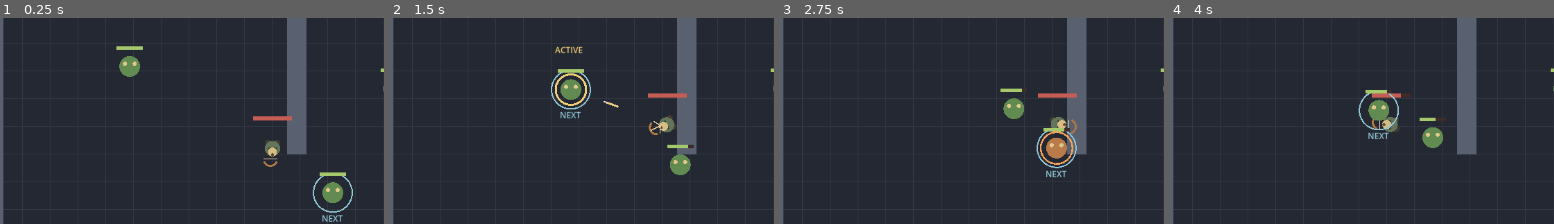
Above: before the commit, frames 1-4 (left to right).
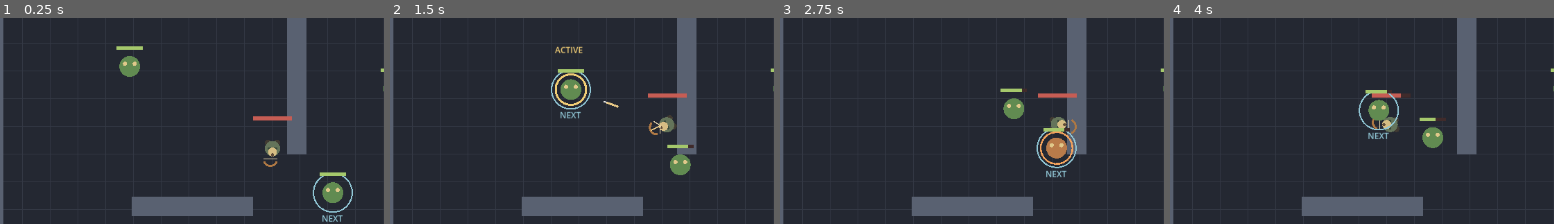
Above: after the commit, the same moments.

Repository: Jonty303/Project-Gauntlands
Game: Godot game, scene res://scenes/main.tscn
Two runs of this game, one before a commit and one after it. Both use one fixed random seed, a clock stepped at 60 frames per second and the inputs below.
Inputs (mouse positions are % of the whole screen's width and height, from its top left):
- Up to frame 1 (0.25 s): no input
- Up to frame 2 (1.5 s): tap Enter (ui_accept) at 0.5 s; drag from (7, 87) to (61, 25) at 0.52 s; drag from (94, 88) to (45, 71) at 1.27 s
- Up to frame 3 (2.75 s): move the mouse to (61, 25) at 2.02 s; hold D (move_right) from 2.03 s (still down); tap Q (target_previous) at 2.1 s
- Up to frame 4 (4 s): release D (move_right) at 2.75 s; drag from (45, 71) to (19, 32) at 2.77 s; move the mouse to (81, 65) at 3.52 s; hold A (move_left) from 3.53 s (still down); tap E (target_next) at 3.6 s; tap Enter (ui_accept) at 3.77 s
The pictures show only the part of the screen within x 15-65%, y 17-67%; the shares and areas given below are measured in that part.

The runs differ from the first frame. In frame 1, 2.9% of the frame differs, in the area x 34-66%, y 86-97%; in frame 2, 2.9%; in frame 3, 2.9%; in frame 4, 2.9%.

Commit message:
Add second corridor wall and grid-based navigation

Diff:
--- a/scripts/main.gd
+++ b/scripts/main.gd
@@ -7,6 +7,10 @@
 const WALL_COLOR := Color("#596171")
 const COVER_CENTER := Vector2(35.0, -95.0)
 const COVER_SIZE := Vector2(28.0, 210.0)
+const SECOND_COVER_CENTER := Vector2(-115.0, 85.0)
+const SECOND_COVER_SIZE := Vector2(175.0, 28.0)
+const NAV_CELL := 20.0
+var navigation_grid: AStarGrid2D
 
 func _ready() -> void:
     _create_wall("NorthWall", Vector2(0, -DUNGEON_SIZE.y / 2.0), Vector2(DUNGEON_SIZE.x + WALL_THICKNESS, WALL_THICKNESS))
@@ -14,6 +18,51 @@
     _create_wall("WestWall", Vector2(-DUNGEON_SIZE.x / 2.0, 0), Vector2(WALL_THICKNESS, DUNGEON_SIZE.y + WALL_THICKNESS))
     _create_wall("EastWall", Vector2(DUNGEON_SIZE.x / 2.0, 0), Vector2(WALL_THICKNESS, DUNGEON_SIZE.y + WALL_THICKNESS))
     _create_wall("CoverWall", COVER_CENTER, COVER_SIZE)
+    _create_wall("SecondCoverWall", SECOND_COVER_CENTER, SECOND_COVER_SIZE)
+    _build_navigation()
+
+func _build_navigation() -> void:
+    navigation_grid = AStarGrid2D.new()
+    navigation_grid.region = Rect2i(-19, -12, 39, 25)
+    navigation_grid.cell_size = Vector2(NAV_CELL, NAV_CELL)
+    navigation_grid.offset = Vector2.ZERO
+    navigation_grid.diagonal_mode = AStarGrid2D.DIAGONAL_MODE_NEVER
+    navigation_grid.update()
+    for x in range(navigation_grid.region.position.x, navigation_grid.region.end.x):
+        for y in range(navigation_grid.region.position.y, navigation_grid.region.end.y):
+            var point := Vector2(x * NAV_CELL, y * NAV_CELL)
+            if _inside_cover(point, COVER_CENTER, COVER_SIZE) or _inside_cover(point, SECOND_COVER_CENTER, SECOND_COVER_SIZE):
+                navigation_grid.set_point_solid(Vector2i(x, y), true)
+
+func _inside_cover(point: Vector2, center: Vector2, size: Vector2) -> bool:
+    var clearance := Vector2(18.0, 18.0)
+    return Rect2(center - size / 2.0 - clearance, size + clearance * 2.0).has_point(point)
+
+func navigation_step(from_position: Vector2, destination: Vector2) -> Vector2:
+    var start := Vector2i(roundi(from_position.x / NAV_CELL), roundi(from_position.y / NAV_CELL))
+    var finish := Vector2i(roundi(destination.x / NAV_CELL), roundi(destination.y / NAV_CELL))
+    start = _nearest_open_cell(start)
+    finish = _nearest_open_cell(finish)
+    if start == finish:
+        return destination
+    var path := navigation_grid.get_point_path(start, finish)
+    if path.size() < 2:
+        return from_position
+    return path[1]
+
+func _nearest_open_cell(cell: Vector2i) -> Vector2i:
+    var bounds := navigation_grid.region
+    cell.x = clampi(cell.x, bounds.position.x, bounds.end.x - 1)
+    cell.y = clampi(cell.y, bounds.position.y, bounds.end.y - 1)
+    if not navigation_grid.is_point_solid(cell):
+        return cell
+    for radius in range(1, 6):
+        for x in range(cell.x - radius, cell.x + radius + 1):
+            for y in range(cell.y - radius, cell.y + radius + 1):
+                var candidate := Vector2i(x, y)
+                if bounds.has_point(candidate) and not navigation_grid.is_point_solid(candidate):
+                    return candidate
+    return cell
 
 func _create_wall(wall_name: String, wall_position: Vector2, wall_size: Vector2) -> void:
     var wall := StaticBody2D.new()
@@ -44,3 +93,4 @@
     draw_rect(Rect2(-half.x - t / 2.0, -half.y - t / 2.0, t, DUNGEON_SIZE.y + t), WALL_COLOR)
     draw_rect(Rect2(half.x - t / 2.0, -half.y - t / 2.0, t, DUNGEON_SIZE.y + t), WALL_COLOR)
     draw_rect(Rect2(COVER_CENTER - COVER_SIZE / 2.0, COVER_SIZE), WALL_COLOR)
+    draw_rect(Rect2(SECOND_COVER_CENTER - SECOND_COVER_SIZE / 2.0, SECOND_COVER_SIZE), WALL_COLOR)
